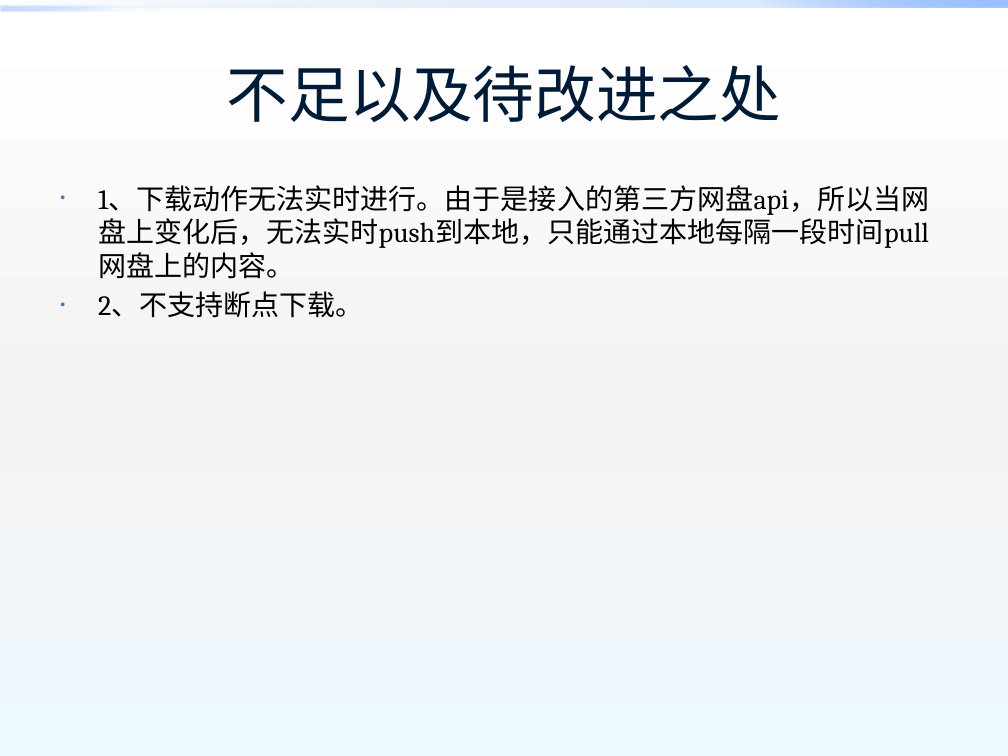
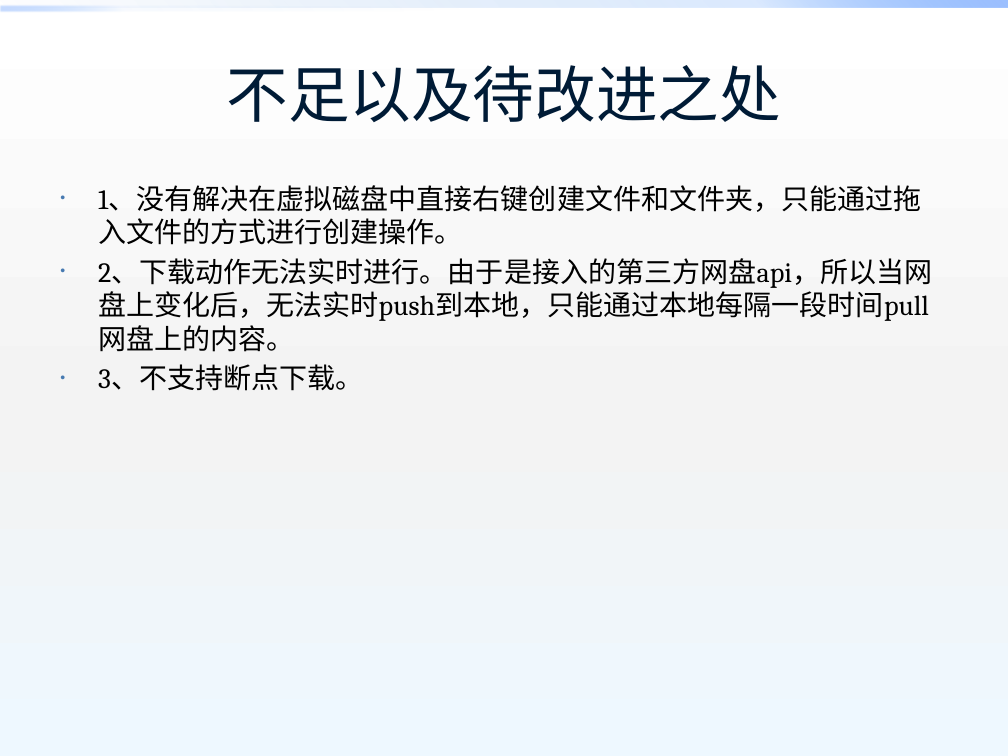
Before and after one commit to foodtao/BiggerCloudDisk, a slide deck: slide 12 of Documents/基于多云存储的网盘设计与实现.pptx. Drawn at 1008x756 pixels with LibreOffice and Linux fonts; fonts in the diff are those of the drawing; background and template pictures are left out. Boxes give left, top, right and bottom in pixels: in the first picture for what was removed or moved away, otherwise in the second. Text is boxed around its words. In the diff, an @@ line names an element or a change of style, - is before the commit and + after.

```diff
--- a/Documents/基于多云存储的网盘设计与实现.pptx
+++ b/Documents/基于多云存储的网盘设计与实现.pptx
@@ text at box(98, 185, 932, 391): text changed @@
-• 1、下载动作无法实时进行。由于是接入的第三方网盘api，所以当网盘上变化后，无法实时push到本地，只能通过本地每隔一段时间pull网盘上的内容。
-• 2、不支持断点下载。
+• 1、没有解决在虚拟磁盘中直接右键创建文件和文件夹，只能通过拖入文件的方式进行创建操作。
+• 2、下载动作无法实时进行。由于是接入的第三方网盘api，所以当网盘上变化后，无法实时push到本地，只能通过本地每隔一段时间pull网盘上的内容。
+• 3、不支持断点下载。
```
Also in this commit, not shown: 2 other files.
